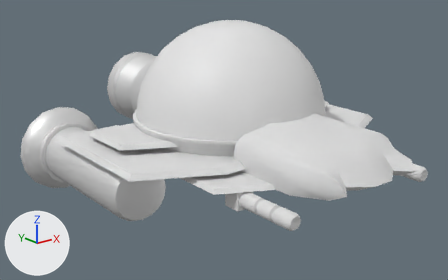
What one commit did to the glTF model assets/spaceship.gltf.
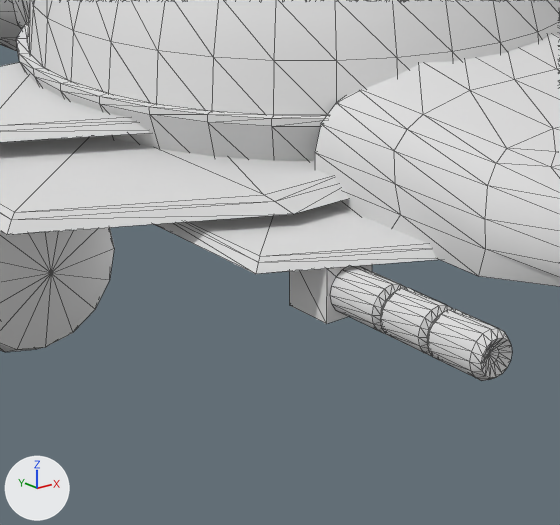
There are two pictures of each version: one whole from a 50 mm camera at (-10.96, -13.39, 4.66) aimed at (-0.17, 0.09, -0.74), one close up on the part from 28% to 71% of the width and 36% to 100% of the height. The axes (+X, +Y, +Z) are drawn at lower left. The lights are the same throughout. The close-ups show mesh edges as thin lines. Where no turn or scale is listed for an object, it has been applied to the vertices.

Before the edit, the objects in view are built like this:
```python
me_cube = bpy.data.meshes.new('Cube')
me_cube.from_pydata(...)  # 112 vertices, 220 faces; spans x -1.74..1.74, y -2.0..1.19, z -0.59..0.68
me_cube.materials.append(mat_spaceship)  # its picture is missing
me_cylinder = bpy.data.meshes.new('Cylinder')
me_cylinder.from_pydata(...)  # 210 vertices, 416 faces; spans x -1.25..1.25, y -0.64..2.19, z -1.25..1.25
me_cylinder.materials.append(mat_engines)  # its picture is missing
me_plane_003 = bpy.data.meshes.new('Plane.003')
me_plane_003.from_pydata(...)  # 32 vertices, 56 faces; spans x -3.02..3.02, y -0.48..1.81, z -0.25..-0.11
me_plane_003.materials.append(mat_spaceship)  # its picture is missing
ob_cabin = bpy.data.objects.new('cabin', me_cube)
ob_cabin.location = (0.0, -3.44, -0.21)
ob_jet_engine = bpy.data.objects.new('jet_engine', me_cylinder)
ob_jet_engine.location = (0.0, 3.0, 0.0)
ob_lower_wings = bpy.data.objects.new('lower_wings', me_plane_003)
ob_lower_wings.location = (0.0, -3.4, -0.48)
# also in view: 'middle_wings' at (0.0, -0.15, -0.44); 'upper_wings' at (0.0, 0.11, -0.16); 'base1' at (0.0, 0.0, -1.04); 'spaceship_guns' at (0.0, -3.94, -0.92); 'dome' at (0.0, 0.0, 1.35)
```
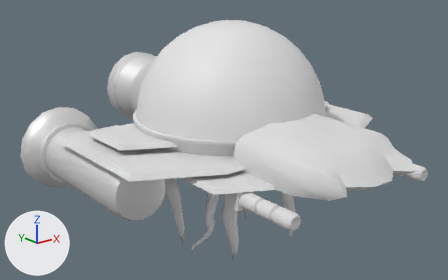
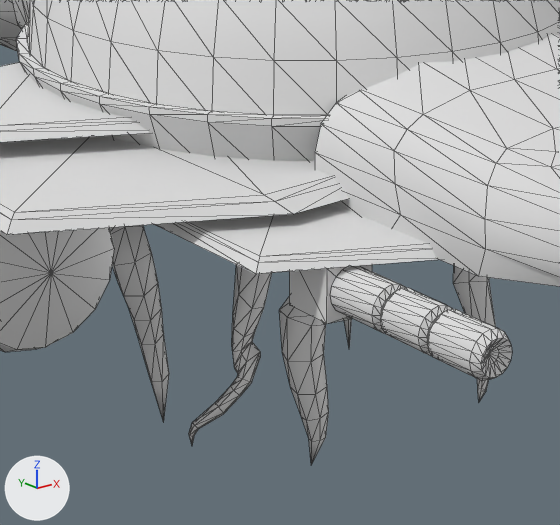
Pixel boxes (x1, y1, x2, y2) of what changed, in the close-ups (560 x 525 px):
'roots', added: after (110, 225, 496, 465)

Diff of the bpy script that builds the scene:
```diff
--- a/assets/spaceship.gltf.py
+++ b/assets/spaceship.gltf.py
@@ me_roots @@
+me_roots.from_pydata(...)  # 347 vertices, 651 faces; spans x -0.96..3.0, y -0.35..3.01, z -3.25..0.44
+me_roots.materials.append(mat_tree)  # its picture is missing
@@ ob_roots @@
+ob_roots = bpy.data.objects.new('roots', me_roots)
+ob_roots.location = (-1.32, -1.32, -1.34)
```
